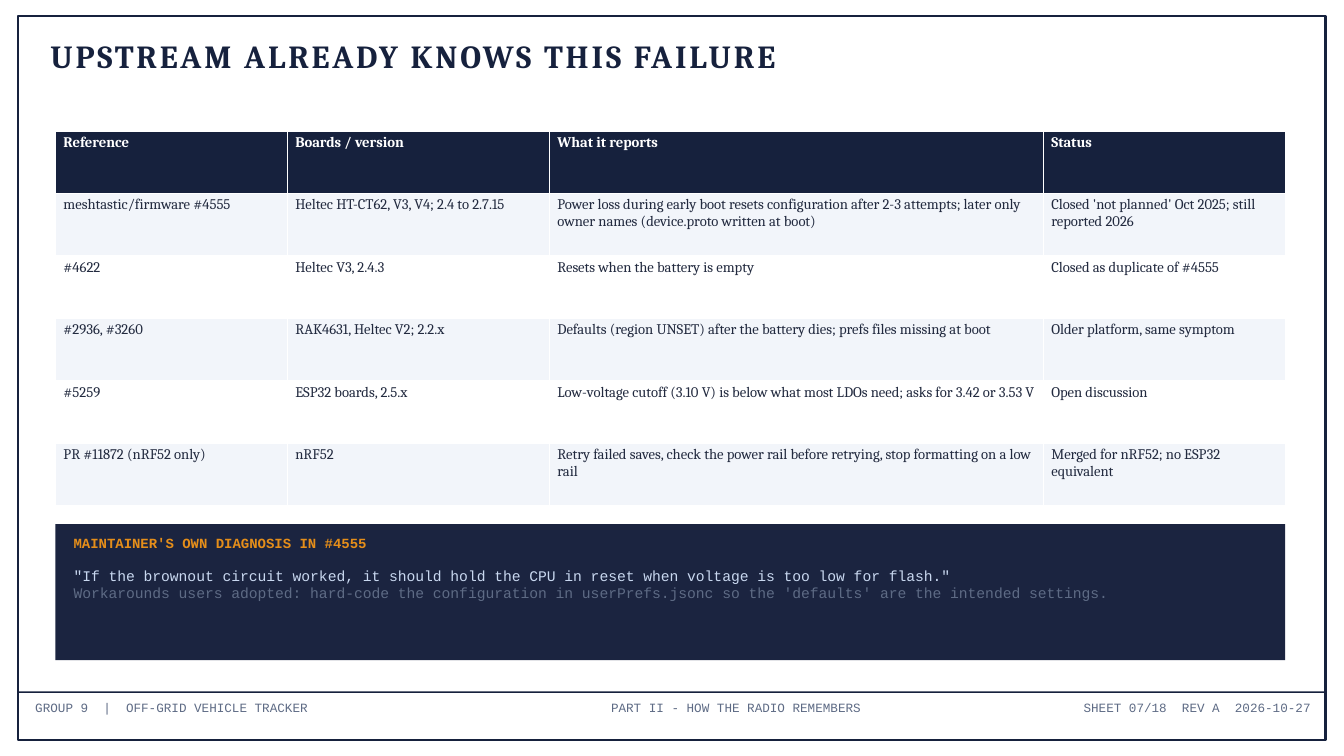
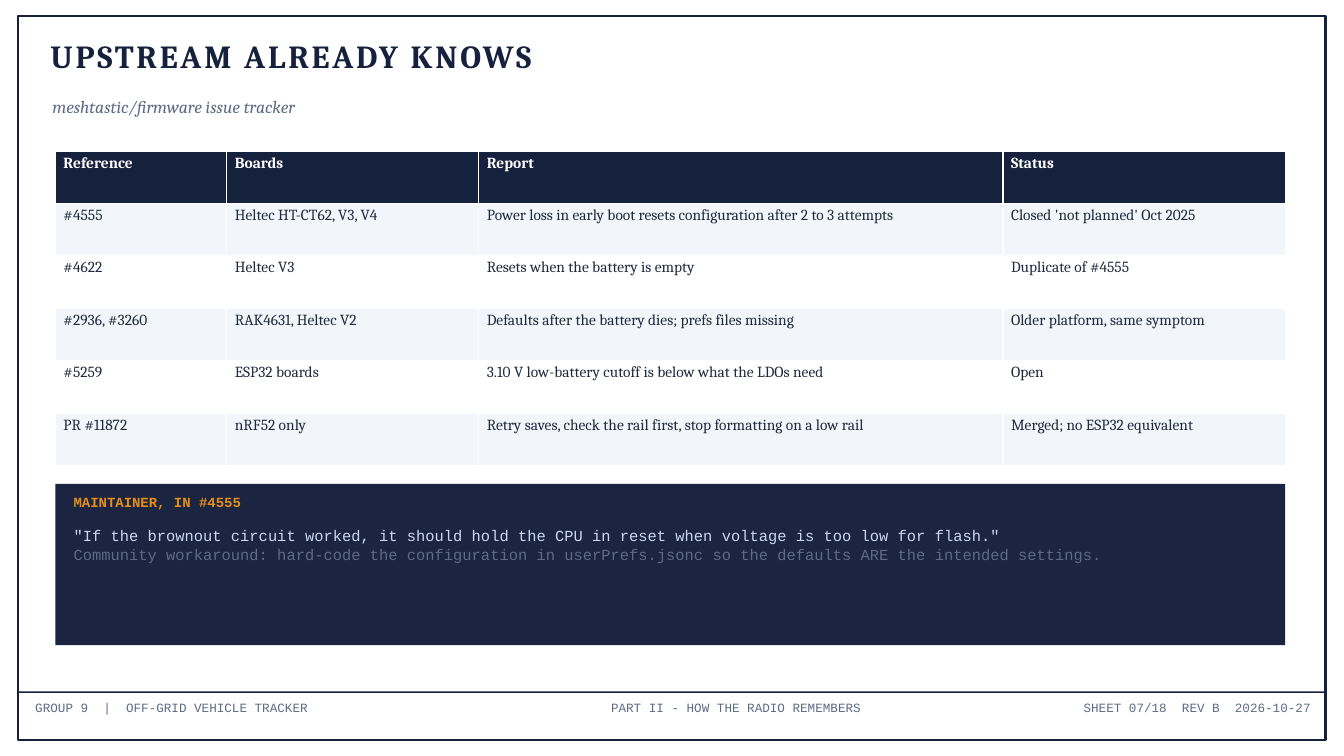
Before and after one commit to deosgracius/offgrid-vehicle-tracker, a slide deck: slide 7 of docs/presentations/Group9_ConfigLoss_RootCause.pptx. Drawn at 1344x756 pixels with LibreOffice and Linux fonts; fonts in the diff are those of the drawing. Boxes give left, top, right and bottom in pixels: in the first picture for what was removed or moved away, otherwise in the second. Text is boxed around its words. In the diff, an @@ line names an element or a change of style, - is before the commit and + after.

```diff
--- a/docs/presentations/Group9_ConfigLoss_RootCause.pptx
+++ b/docs/presentations/Group9_ConfigLoss_RootCause.pptx
@@ text at (50, 46, 532, 69): text changed @@
-UPSTREAM ALREADY KNOWS THIS FAILURE
+UPSTREAM ALREADY KNOWS
@@ text added at (52, 101, 295, 117), 12.5 pt, text #5E6B85, italic @@
+meshtastic/firmware issue tracker
@@ table at (55, 151, 1286, 466) @@
-row 1, column 2: Boards / version
+row 1, column 2: Boards
-row 1, column 3: What it reports
+row 1, column 3: Report
-row 2: meshtastic/firmware #4555 | Heltec HT-CT62, V3, V4; 2.4 to 2.7.15 | Power loss during early boot resets configuration after 2-3 attempts; later only owner names (device.proto written at boot) | Closed 'not planned' Oct 2025; still reported 2026
+row 2: #4555 | Heltec HT-CT62, V3, V4 | Power loss in early boot resets configuration after 2 to 3 attempts | Closed 'not planned' Oct 2025
-row 3, column 2: Heltec V3, 2.4.3
+row 3, column 2: Heltec V3
-row 3, column 4: Closed as duplicate of #4555
+row 3, column 4: Duplicate of #4555
-row 4, column 2: RAK4631, Heltec V2; 2.2.x
+row 4, column 2: RAK4631, Heltec V2
-row 4, column 3: Defaults (region UNSET) after the battery dies; prefs files missing at boot
+row 4, column 3: Defaults after the battery dies; prefs files missing
-row 5: #5259 | ESP32 boards, 2.5.x | Low-voltage cutoff (3.10 V) is below what most LDOs need; asks for 3.42 or 3.53 V | Open discussion
+row 5: #5259 | ESP32 boards | 3.10 V low-battery cutoff is below what the LDOs need | Open
-row 6: PR #11872 (nRF52 only) | nRF52 | Retry failed saves, check the power rail before retrying, stop formatting on a low rail | Merged for nRF52; no ESP32 equivalent
+row 6: PR #11872 | nRF52 only | Retry saves, check the rail first, stop formatting on a low rail | Merged; no ESP32 equivalent
@@ size 10.5 to 11 pt in "Reference", "Status", "#4622", "Resets when the battery is empty" and 3 more places @@
@@ table: place and size @@
-table at (55, 131, 1286, 506)
+table at (55, 151, 1286, 466)
@@ rectangle: place and size @@
-rectangle at (55, 524, 1286, 660)
+rectangle at (55, 484, 1286, 645)
@@ text at (74, 497, 241, 510): text changed @@
-MAINTAINER'S OWN DIAGNOSIS IN #4555
+MAINTAINER, IN #4555
@@ text at (74, 530, 1000, 544): size 10.5 to 11 pt in ""If the brownout circuit worked, it should ..." @@
@@ text ""If the brownout circuit worked, ...": place and size @@
-text ""If the brownout circuit worked, ..." at (74, 570, 1108, 601)
+text ""If the brownout circuit worked, ..." at (74, 530, 1101, 563)
@@ text at (74, 549, 1101, 563): text changed; size 10.5 to 11 pt @@
-Workarounds users adopted: hard-code the configuration in userPrefs.jsonc so the 'defaults' are the intended settings.
+Community workaround: hard-code the configuration in userPrefs.jsonc so the defaults ARE the intended settings.
@@ text at (1084, 703, 1311, 712): text changed @@
-SHEET 07/18 REV A 2026-10-27
+SHEET 07/18 REV B 2026-10-27
```
Also in this commit, not shown: 16 other slides changed, 1 slide added, 1 slide removed, 4 other files.
